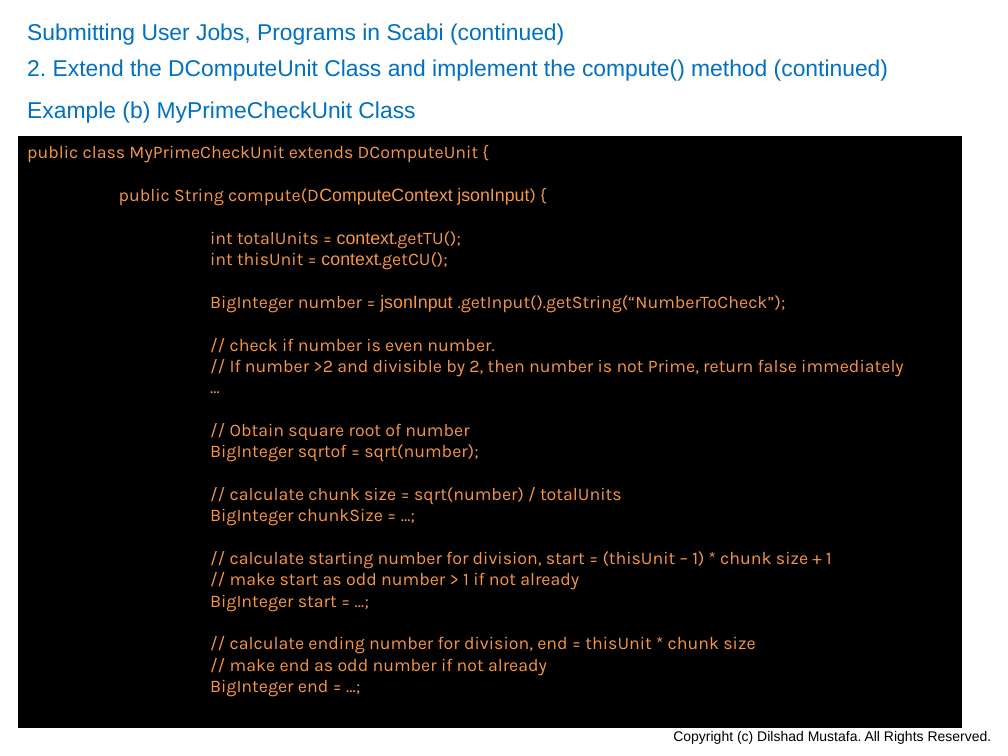
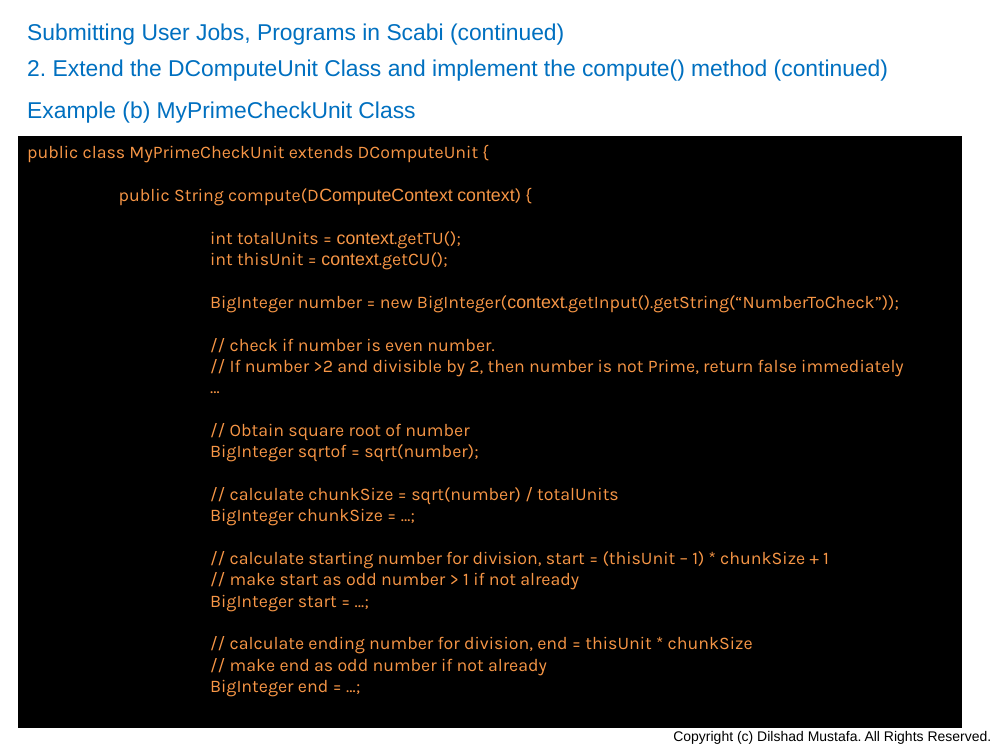
Before and after one commit to dilshadmustafa/scabi, a slide deck: slide 16 of Documentation/Scabi.pptx. Drawn at 1008x756 pixels with LibreOffice and Linux fonts; fonts in the diff are those of the drawing. Boxes give left, top, right and bottom in pixels: in the first picture for what was removed or moved away, otherwise in the second. Text is boxed around its words. In the diff, an @@ line names an element or a change of style, - is before the commit and + after.

```diff
--- a/Documentation/Scabi.pptx
+++ b/Documentation/Scabi.pptx
@@ text in rectangle at [119, 188, 521, 206]: text changed @@
-public String compute(DComputeContext jsonInput) {
+public String compute(DComputeContext context) {
@@ text in rectangle at [210, 295, 899, 313]: text changed @@
-BigInteger number = jsonInput .getInput().getString(“NumberToCheck”);
+BigInteger number = new BigInteger(context.getInput().getString(“NumberToCheck”));
@@ text in rectangle at [230, 487, 619, 505]: text changed @@
-// calculate chunk size = sqrt(number) / totalUnits
+// calculate chunkSize = sqrt(number) / totalUnits
@@ text in rectangle at [230, 551, 829, 569]: text changed @@
-// calculate starting number for division, start = (thisUnit – 1) * chunk size + 1
+// calculate starting number for division, start = (thisUnit – 1) * chunkSize + 1
@@ text in rectangle at [230, 636, 753, 654]: text changed @@
-// calculate ending number for division, end = thisUnit * chunk size
+// calculate ending number for division, end = thisUnit * chunkSize
```
Also in this commit, not shown: 10 other slides changed.
